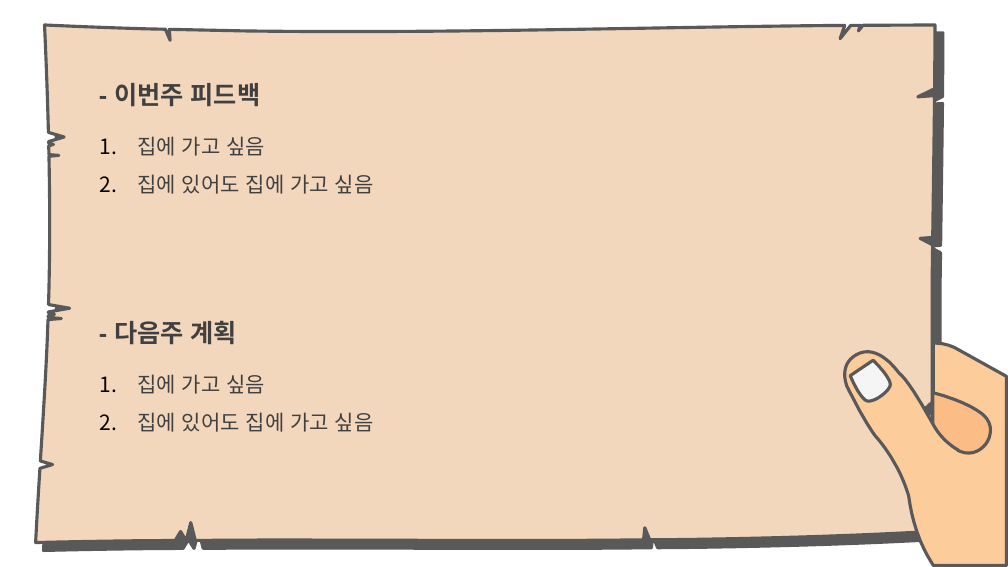
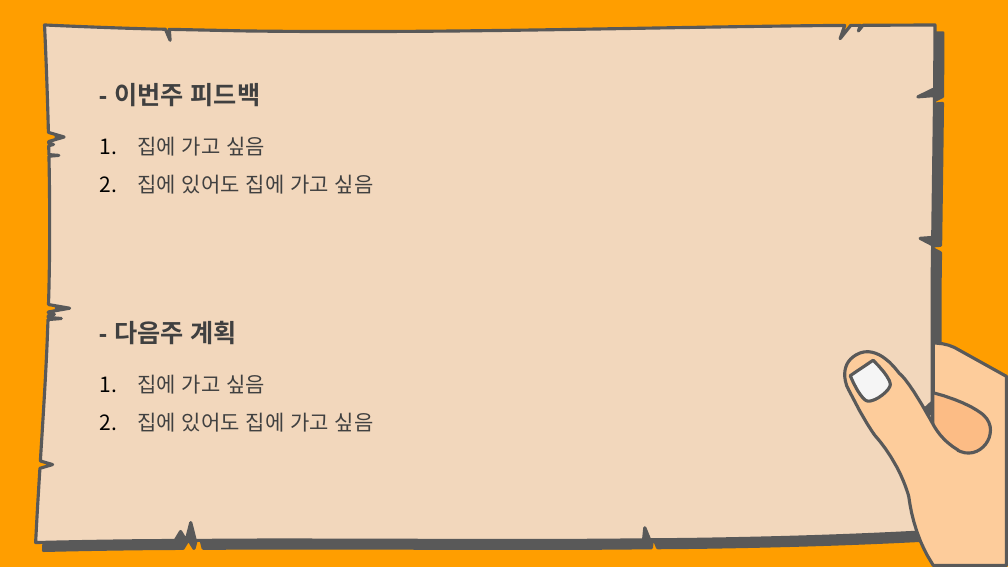
Before and after one commit to hhsw07/ezen-academy-projects, a slide deck: slide 27 of 0 발표용 파워포인트/project06 - 파워포인트 종합 - EZEN.pptx. Drawn at 1008x567 pixels with LibreOffice and Linux fonts; fonts in the diff are those of the drawing. Boxes give left, top, right and bottom in pixels: in the first picture for what was removed or moved away, otherwise in the second. Text is boxed around its words. In the diff, an @@ line names an element or a change of style, - is before the commit and + after.

```diff
--- a/0 발표용 파워포인트/project06 - 파워포인트 종합 - EZEN.pptx
+++ b/0 발표용 파워포인트/project06 - 파워포인트 종합 - EZEN.pptx
@@ background #FFFFFF to #FF9E00 @@
```
Also in this commit, not shown: 2 other slides changed.
